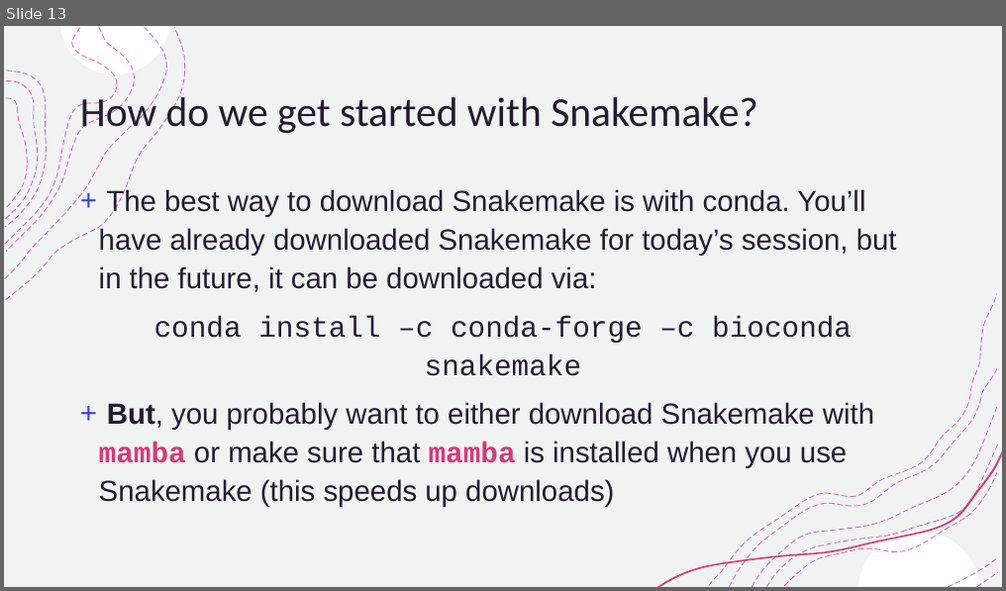
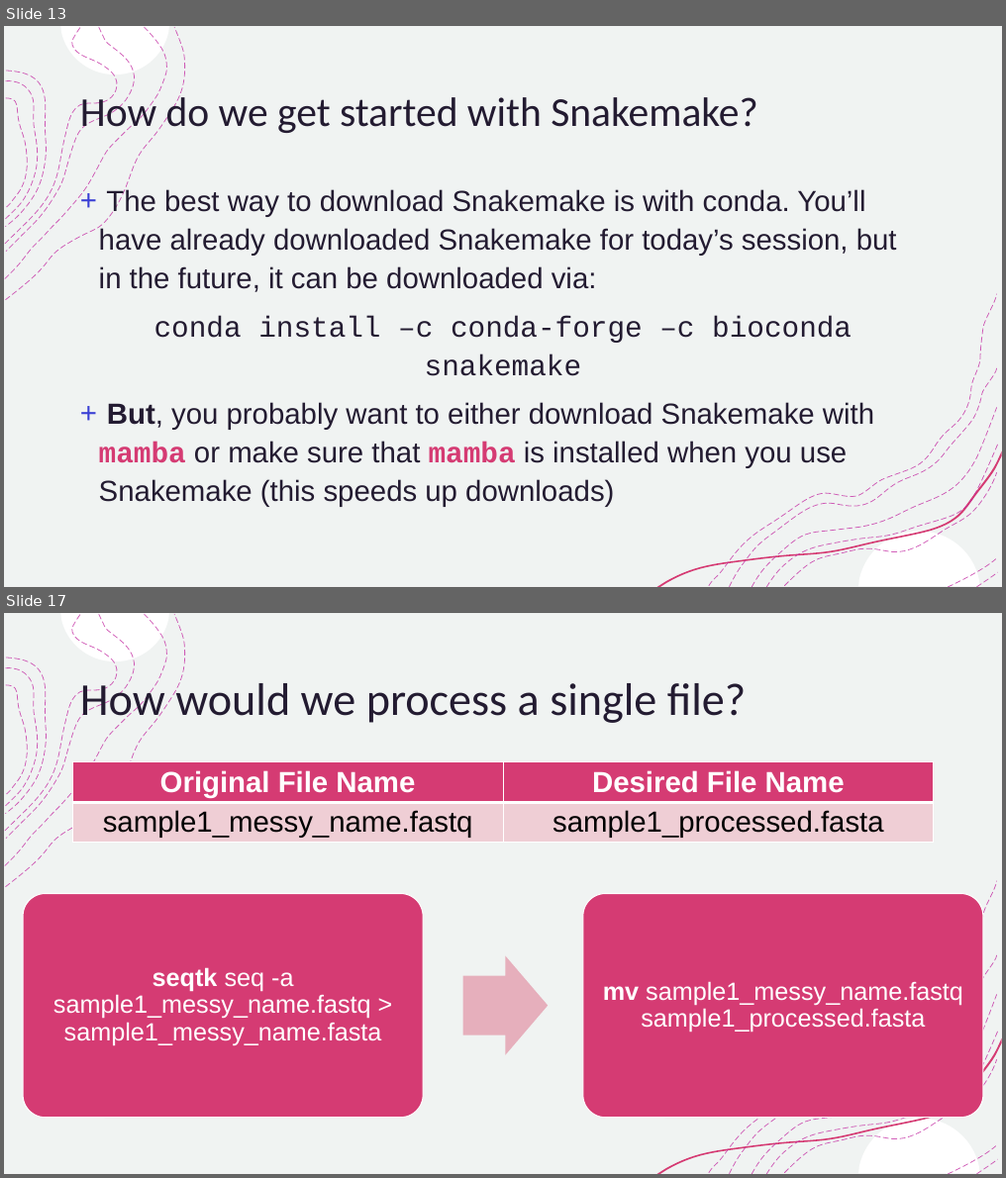
Before and after one commit to AlexanderLabWHOI/2021-env-bioinformatics-snakemake, a slide deck: slides/AIK_redesign_snakemake_slides.pptx. Shown one above the other, each under a label of ours: slide 13 before the commit, slides 13 and 17 after it; the slides between them are not shown. The pictures are 1006x591 and 1006x1178 pixels, drawn with LibreOffice and Linux fonts; fonts in the diff are those of the drawing. Boxes give left, top, right and bottom in pixels: in the first picture for what was removed or moved away, otherwise in the second. Text is boxed around its words. In the diff, an @@ line names an element or a change of style, - is before the commit and + after.

```diff
--- a/slides/AIK_redesign_snakemake_slides.pptx
+++ b/slides/AIK_redesign_snakemake_slides.pptx
@@ slide 17 added at [4,613,1002,1174], background #FFFFFF; not listed: 18 template elements that a slide beside it also shows @@
@@ title added at [80,676,746,726], 44 pt, text #231B31 @@
+How would we process a single file?
@@ table added at [73,762,934,848], 2 rows, 2 columns @@
+Original File Name | Desired File Name
+sample1_messy_name.fastq | sample1_processed.fasta
@@ group added at [23,894,984,1118]: 2 rounded rectangles, 2 texts, 1 right arrow @@
+seqtk seq -a sample1_messy_name.fastq > sample1_messy_name.fasta
+mv sample1_messy_name.fastq sample1_processed.fasta
```
Also in this commit, not shown: 2 slides changed, 4 other slides added.
